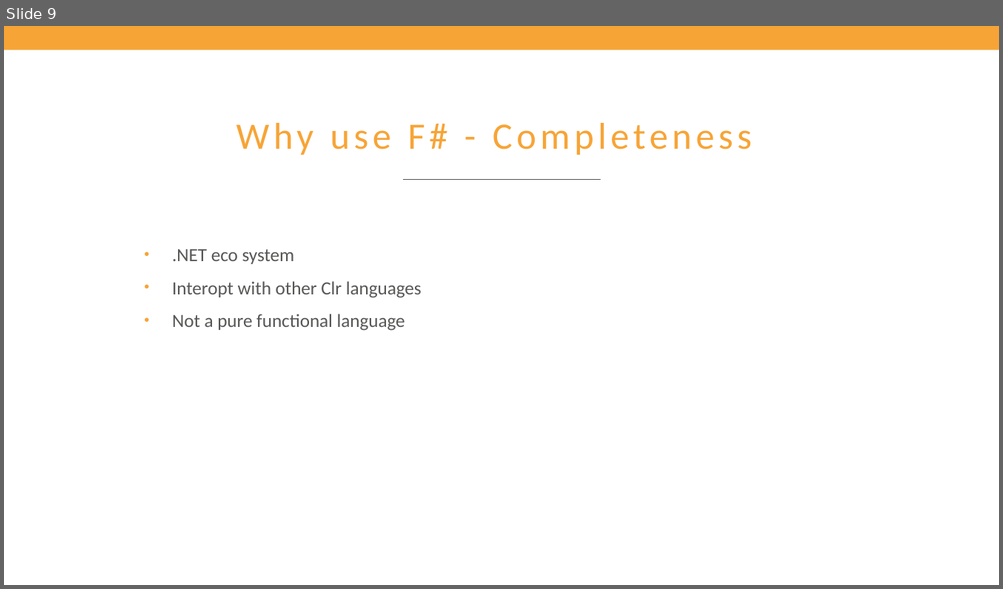
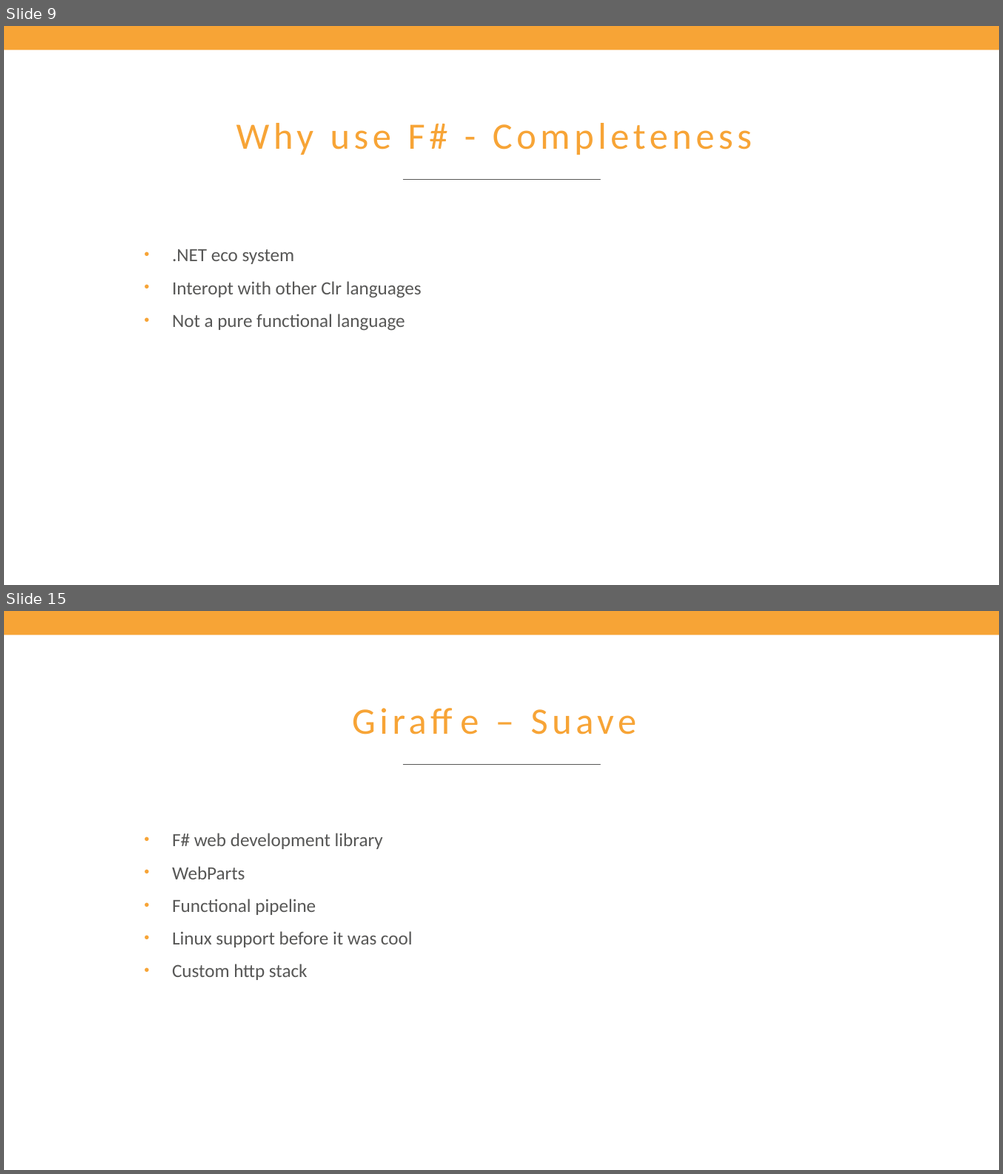
Before and after one commit to nojaf/presentations, a slide deck: fsharp-introduction/FSharpForWeb.pptx. Shown one above the other, each under a label of ours: slide 9 before the commit, slides 9 and 15 after it; the slides between them are not shown. The pictures are 1003x589 and 1003x1174 pixels, drawn with LibreOffice and Linux fonts; fonts in the diff are those of the drawing; background and template pictures are left out. Boxes give left, top, right and bottom in pixels: in the first picture for what was removed or moved away, otherwise in the second. Text is boxed around its words. In the diff, an @@ line names an element or a change of style, - is before the commit and + after.

```diff
--- a/fsharp-introduction/FSharpForWeb.pptx
+++ b/fsharp-introduction/FSharpForWeb.pptx
@@ slide 15 added at <box>4,611,999,1170</box>, background #FFFFFF; not listed: 2 template elements that a slide beside it also shows @@
@@ title added at <box>137,691,852,748</box>, 27 pt, text #F7A436 @@
+Giraffe – Suave
@@ text added at <box>172,833,412,980</box>, 13.5 pt, text #575756 @@
+• F# web development library
+• WebParts
+• Functional pipeline
+• Linux support before it was cool
+• Custom http stack
```
Also in this commit, not shown: 5 slides changed, 7 other slides added.
